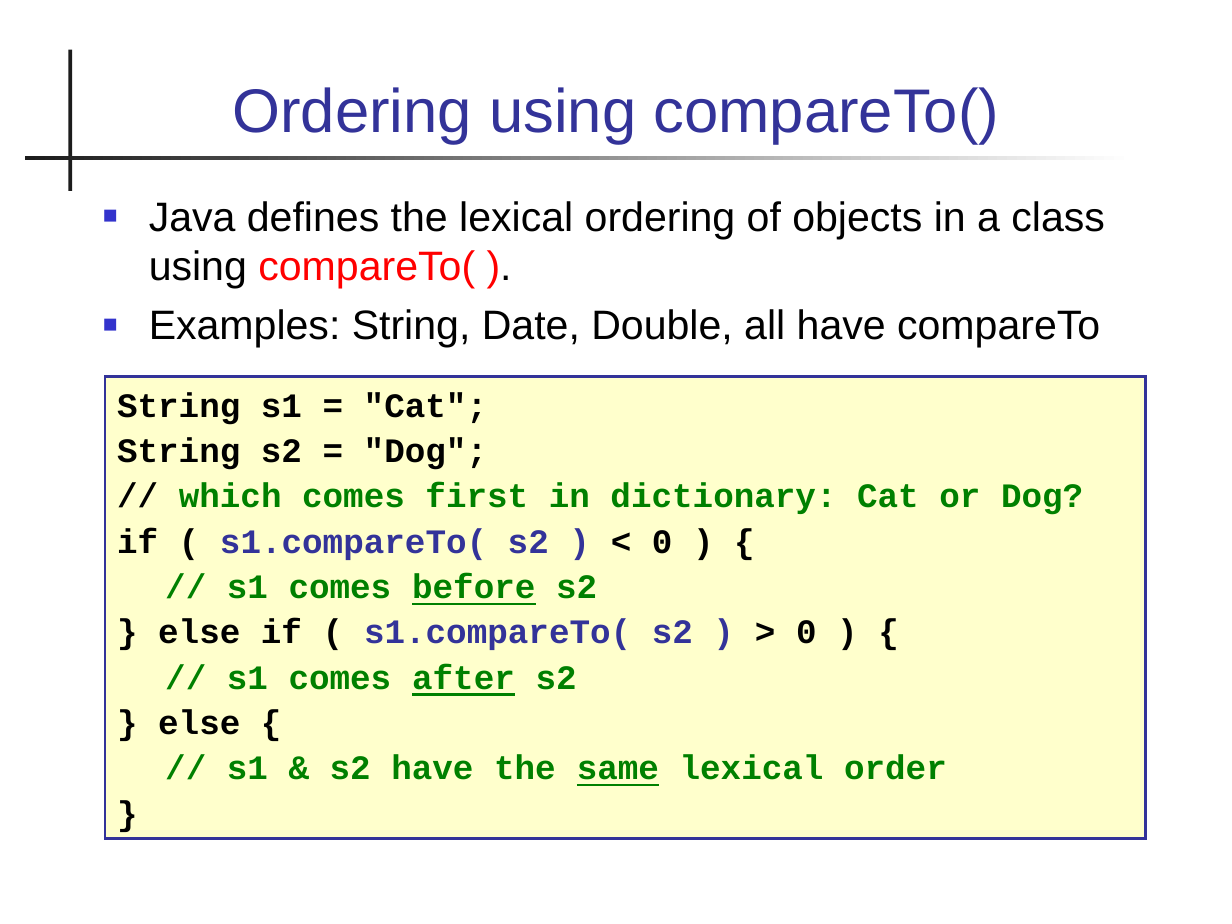
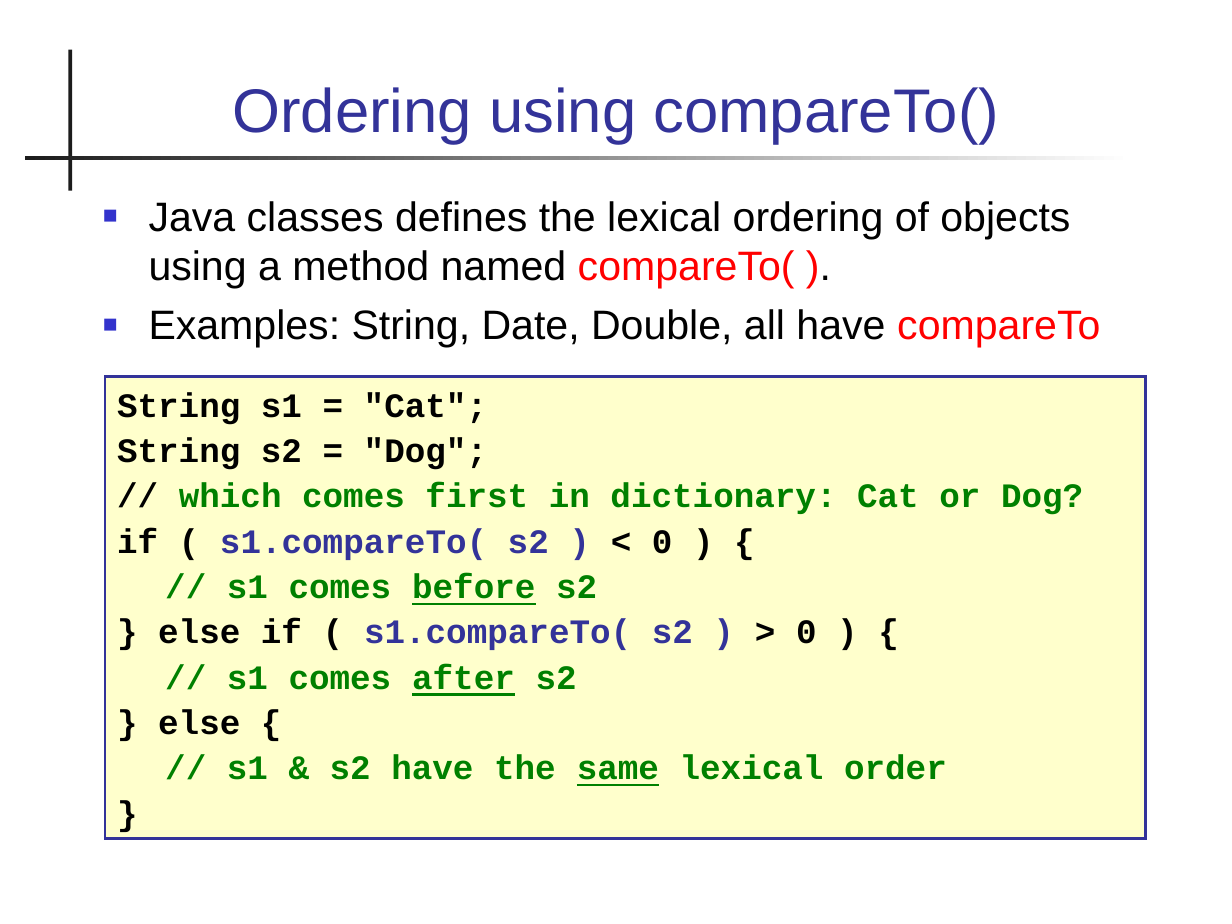
Before and after one commit to skeoop/skeoop.github.io, a slide deck: slide 3 of week3/Lexical-Order-and-Sorting.ppt. Drawn at 1232x924 pixels with LibreOffice and Linux fonts; fonts in the diff are those of the drawing. Boxes give left, top, right and bottom in pixels: in the first picture for what was removed or moved away, otherwise in the second. Text is boxed around its words. In the diff, an @@ line names an element or a change of style, - is before the commit and + after.

```diff
--- a/week3/Lexical-Order-and-Sorting.ppt
+++ b/week3/Lexical-Order-and-Sorting.ppt
@@ text at [149,201,1070,288]: text changed @@
-■ Java defines the lexical ordering of objects in a class using compareTo( ).
+■ Java classes defines the lexical ordering of objects using a method named compareTo( ).
@@ text at [149,309,1100,348]: text colour #000000 to #FF0000 in "compareTo" @@
```
Also in this commit, not shown: 7 other slides changed, 10 slides added, 1 slide removed, 1 other file.
